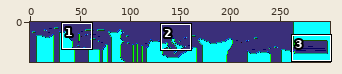
Two states of a sprite sheet, src/recursos/lvlData/LEVEL1.png. The picture above shows the old version from afar; the outline marks the close-up.
Close-up. As it was:
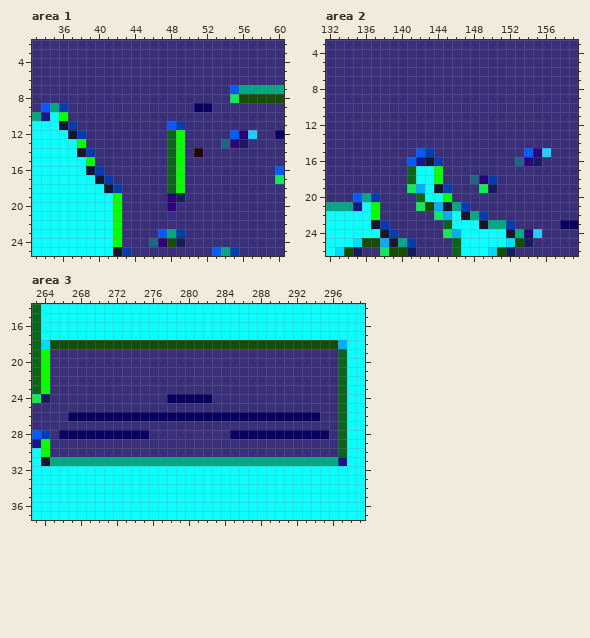
The file is 300x40 pixels. Colours within 5 levels of each other are drawn and written as one. Shown: area 1: x 33..60, y 2..25; area 2: x 132..159, y 3..26; area 3: x 263..299, y 14..37.
After the commit:
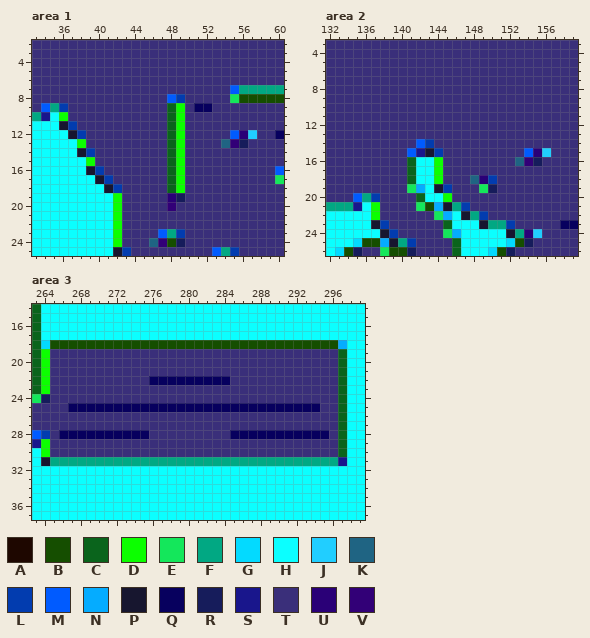
Palette (. is transparent): A #1e0700  B #154e00  C #0a641c  D #0cff00  E #14e75b  F #01a883  G #03daff  H #0bffff  J #21ceff  K #1f6483  L #023caf  M #005bff  N #05acff  P #17162f  Q #07005e  R #161c5b  S #19168c  T #3a2f7a  U #2a0077  V #320077
Change:
--- area 1
@@ x 46..53 @@
  7 TTTTTTTT
- 8 TTTTTTTT
- 9 TTTTTQQT
-10 TTTTTTTT
-11 TTMLTTTT
+ 8 TTMLTTTT
+ 9 TTCDTQQT
+10 TTCDTTTT
+11 TTCDTTTT
 12 TTCDTTTT
 13 TTCDTTTT
-14 TTCDTATT
+14 TTCDTTTT
 15 TTCDTTTT
--- area 2
@@ x 139..146 @@
 13 TTTTTTTT
-14 TTTTTTTT
-15 TTTMLTTT
-16 TTMSPLTT
+14 TTTMLTTT
+15 TTMSPLTT
+16 TTCHHDTT
 17 TTCHHDTT
--- area 3
@@ x 263..299 @@
 21 CDTTTTTTTTTTTTTTTTTTTTTTTTTTTTTTTTCHH
-22 CDTTTTTTTTTTTTTTTTTTTTTTTTTTTTTTTTCHH
+22 CDTTTTTTTTTTTQQQQQQQQQTTTTTTTTTTTTCHH
 23 CDTTTTTTTTTTTTTTTTTTTTTTTTTTTTTTTTCHH
-24 ERTTTTTTTTTTTTTQQQQQTTTTTTTTTTTTTTCHH
-25 TTTTTTTTTTTTTTTTTTTTTTTTTTTTTTTTTTCHH
-26 TTTTQQQQQQQQQQQQQQQQQQQQQQQQQQQQTTCHH
+24 ERTTTTTTTTTTTTTTTTTTTTTTTTTTTTTTTTCHH
+25 TTTTQQQQQQQQQQQQQQQQQQQQQQQQQQQQTTCHH
+26 TTTTTTTTTTTTTTTTTTTTTTTTTTTTTTTTTTCHH
 27 TTTTTTTTTTTTTTTTTTTTTTTTTTTTTTTTTTCHH
Pixel boxes of the changes (left, top, right, bottom) in both close-ups:
changed: (167, 94, 203, 157)
changed: (407, 139, 443, 166)
changed: (68, 376, 320, 421)
